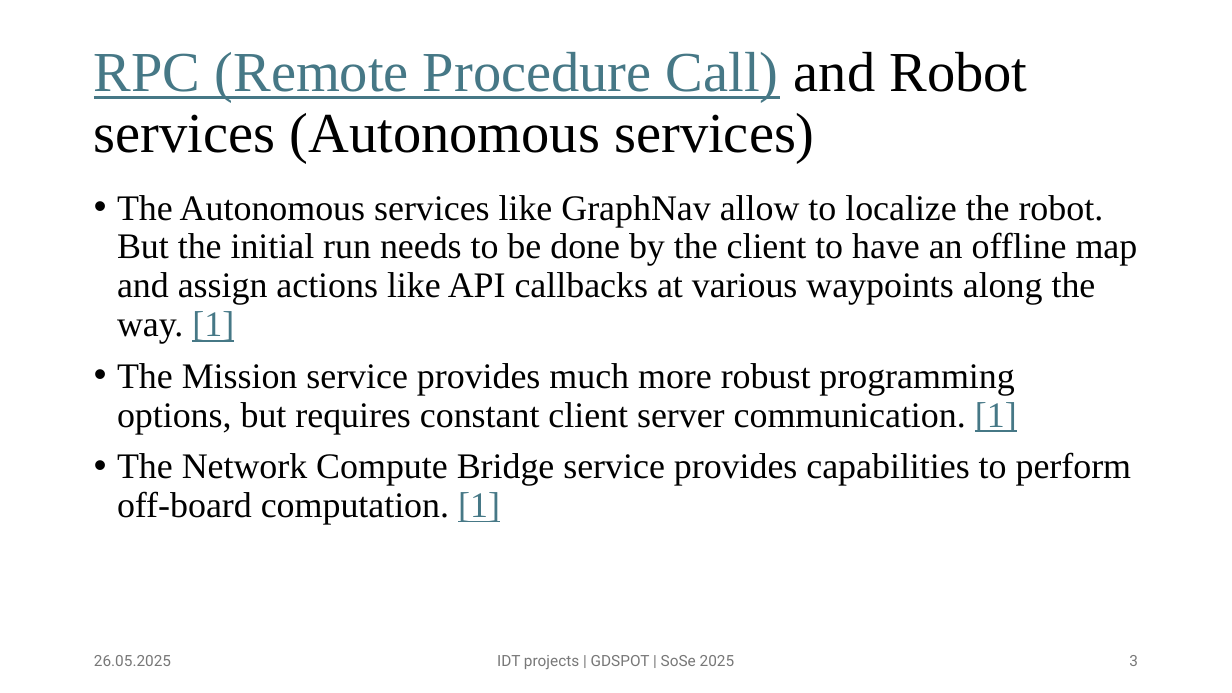
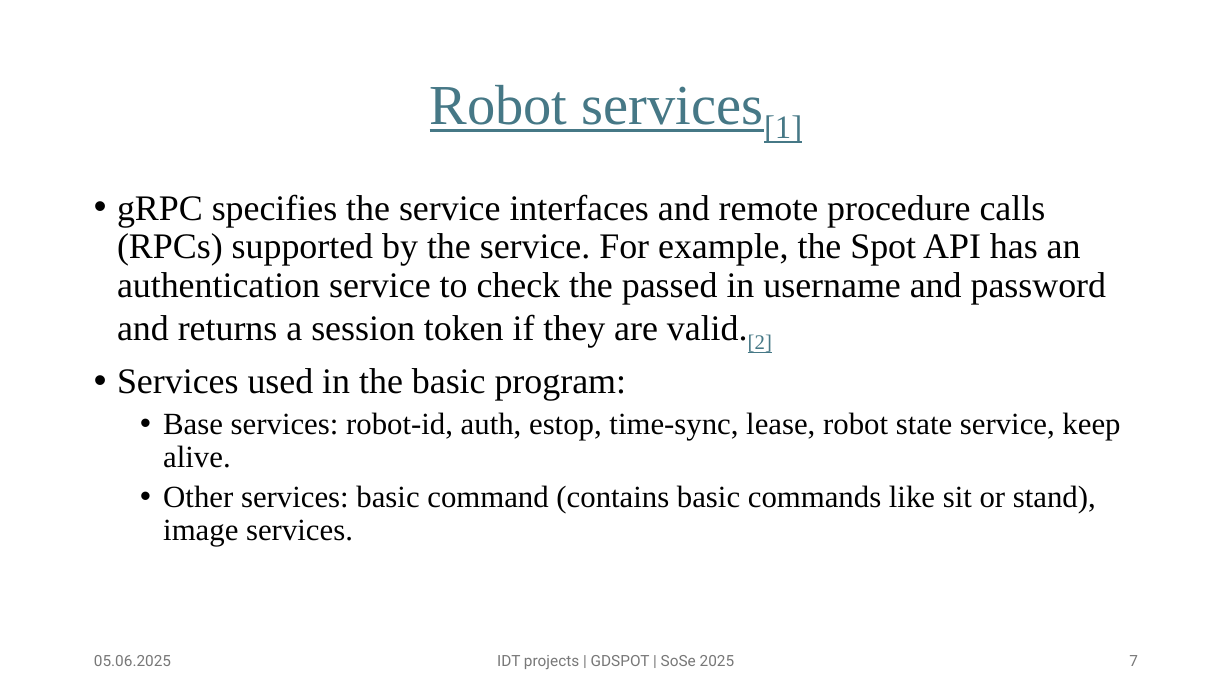
Before and after one commit to abhishekdilippatil/spot-sdk, a slide deck: slide 7 of presentations/SPOT presentation 02.pptx (slide 3 before the commit). Drawn at 1232x693 pixels with LibreOffice and Linux fonts; fonts in the diff are those of the drawing. Boxes give left, top, right and bottom in pixels: in the first picture for what was removed or moved away, otherwise in the second. Text is boxed around its words. In the diff, an @@ line names an element or a change of style, - is before the commit and + after.

```diff
--- a/presentations/SPOT presentation 02.pptx
+++ b/presentations/SPOT presentation 02.pptx
@@ title at (430,85,802,143): text changed; text colour #000000 to #467886 @@
-RPC (Remote Procedure Call) and Robot services (Autonomous services)
+Robot services[1]
@@ text at (117,194,1120,546): text changed @@
-• The Autonomous services like GraphNav allow to localize the robot. But the initial run needs to be done by the client to have an offline map and assign actions like API callbacks at various waypoints along the way. [1]
-• The Mission service provides much more robust programming options, but requires constant client server communication. [1]
-• The Network Compute Bridge service provides capabilities to perform off-board computation. [1]
+• gRPC specifies the service interfaces and remote procedure calls (RPCs) supported by the service. For example, the Spot API has an authentication service to check the passed in username and password and returns a session token if they are valid.[2]
+• Services used in the basic program:
+  • Base services: robot-id, auth, estop, time-sync, lease, robot state service, keep alive.
+  • Other services: basic command (contains basic commands like sit or stand), image services.
@@ text at (94,655,171,666): text changed @@
-26.05.2025
+05.06.2025
@@ page number at (1129,655,1138,666): text changed @@
-3
+7
```
Also in this commit, not shown: 3 other slides changed, 6 slides added, 3 other files.
